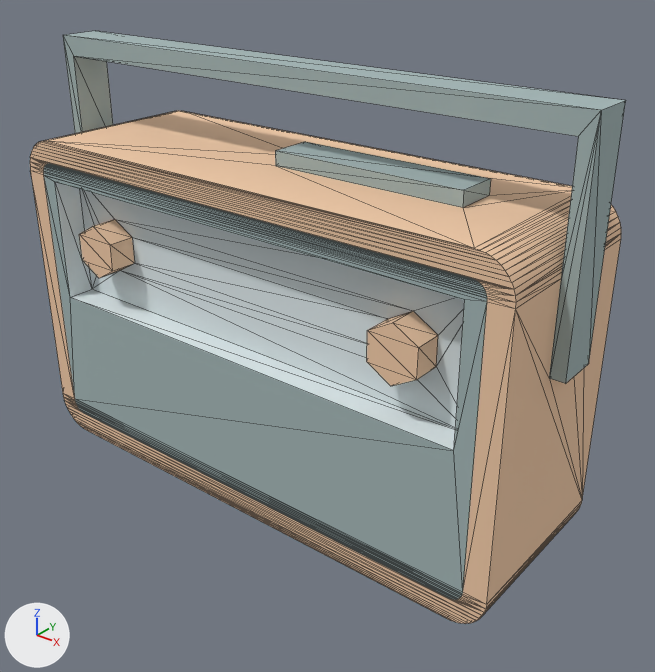
The glTF model assets/props/furniture/radio.glb, before and after one commit.
Rendered twice from a 50 mm camera at (0.445, -0.283, 0.298) aimed at (0.178, 0.051, 0.091). Lighting does not change. The marker at lower left points along +X, +Y and +Z. The first picture is the older version. Mesh edges are drawn as thin lines. Vertices at exactly the same position are counted once.

Script lines for the objects in view, before the commit:
```python
me_mesh_radio = bpy.data.meshes.new('Mesh radio')
me_mesh_radio.from_pydata(...)  # 216 vertices, 432 faces; spans x 0.0..0.315, y 0.0..0.098, z 0.0..0.228
# faces by material slot: [94, 312, 26]
me_mesh_radio.materials.append(mat_metalmedium)  # grey #a4b6b6
me_mesh_radio.materials.append(mat_wood)  # beige #f3cca8
me_mesh_radio.materials.append(mat_metal)  # white #dfeaec
ob_radio_clone = bpy.data.objects.new('radio(Clone)', me_mesh_radio)
ob_radio_clone.location = (0.0, 0.0, 0.0)
```
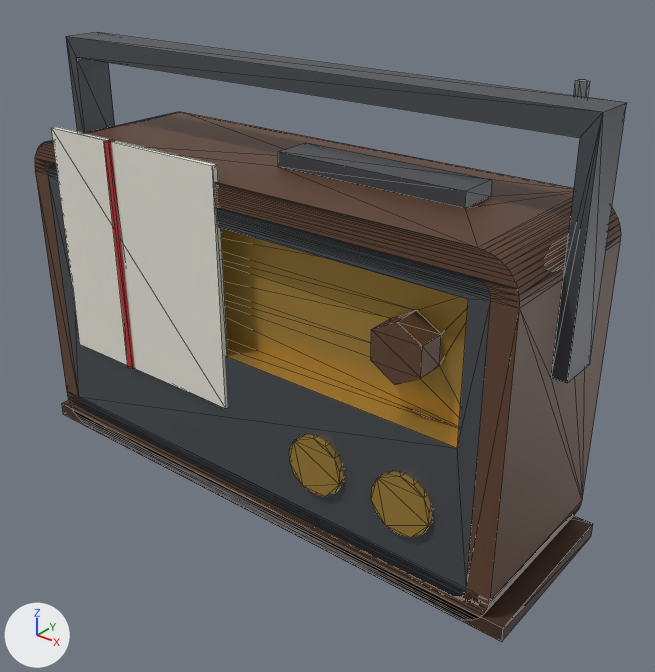
Where the change shows, as pixel boxes (x1, y1, x2, y2) in the pictures (655 x 672 px):
'radio(Clone)', reshaped, moved, rescaled
    before: (30, 31, 626, 624)
    after: (35, 33, 626, 642)
part 1 of me_mesh_radio, added (orange)
    after: (371, 471, 432, 538)
part 2 of me_mesh_radio, added (orange)
    after: (289, 434, 343, 497)
part 3 of me_mesh_radio, added
    after: (62, 400, 593, 642)
part 4 of me_mesh_radio, added
    after: (51, 127, 228, 409)
part 5 of me_mesh_radio, added (red)
    after: (104, 140, 135, 369)
part 6 of me_mesh_radio, added
    after: (574, 80, 590, 97)
part 7 of me_mesh_radio, recoloured
    both: (48, 33, 625, 596)
part 8 of me_mesh_radio, recoloured (darker)
    both: (35, 112, 621, 620)
part 9 of me_mesh_radio, recoloured
    before: (55, 182, 465, 450)
    after: (221, 228, 468, 448)

The edits, one by one:
Material 'walnut.004' (mat_walnut_004) is new.
Its base color is (0.12, 0.055, 0.03) (brown #614230).
Material 'brass.004' (mat_brass_004) is new.
Its base color is (0.55, 0.34, 0.07) (orange #c49e4b).
Its metallic is 0.6.
Its roughness is 0.4.
Material 'steel.004' (mat_steel_004) is new.
Its base color is (0.32, 0.34, 0.37) (grey #999ea4).
Its metallic is 0.5.
Its roughness is 0.4.
Material 'paper.004' (mat_paper_004) is new.
Its base color is (0.8, 0.78, 0.7) (white #e7e5da).
Its roughness is 0.9.
Material 'walnutDark.004' (mat_walnutdark_004) is new.
Its base color is (0.06, 0.028, 0.016) (brown #452f22).
Its roughness is 0.55.
Material 'gunmetal.004' (mat_gunmetal_004) is new.
Its base color is (0.1, 0.11, 0.125) (dark grey #595d63).
Its metallic is 0.5.
Its roughness is 0.45.
Material 'red.004' (mat_red_004) is new.
Its base color is (0.5, 0.03, 0.03) (red #bc3030).
Its roughness is 0.7.
me_mesh_radio is used by ob_radio_clone; location (0.0, 0.0, 0.0).
me_mesh_radio had 216 vertices, 432 faces and spanned x 0.0..0.315, y 0.0..0.098, z 0.0..0.228.
me_mesh_radio now has 308 vertices, 592 faces and spans x 0.0..0.315, y -0.003..0.098, z 0.0..0.229.
me_mesh_radio part 1: a new loose piece, a 14-sided cylinder along y spanning x 0.244..0.276, y -0.003..0.007, z 0.034..0.066, in mat_brass_004 (orange #c49e4b).
me_mesh_radio part 2: a new loose piece, a 14-sided cylinder along y spanning x 0.194..0.226, y -0.003..0.007, z 0.034..0.066, in mat_brass_004 (orange #c49e4b).
me_mesh_radio part 3: a new loose piece, a box spanning x 0.0..0.315, y 0.0..0.0975, z 0.0..0.008, in mat_walnutdark_004 (brown #452f22).
me_mesh_radio part 4: a new loose piece, a box spanning x 0.03..0.15, y -0.0015..0.002, z 0.06..0.1882, in mat_paper_004 (white #e7e5da).
me_mesh_radio part 5: a new loose piece, a box spanning x 0.075..0.079, y -0.003..0.002, z 0.06..0.1882, in mat_red_004 (red #bc3030).
me_mesh_radio part 6: a new loose piece, a 6-sided cylinder along z spanning x 0.2824..0.2876, y 0.0845..0.0905, z 0.2172..0.2292, in mat_steel_004 (grey #999ea4).
me_mesh_radio part 7: 94 faces spanning x 0.0..0.315, y 0.0..0.062, z 0.012..0.228 switch from mat_metalmedium (grey #a4b6b6) to mat_gunmetal_004 (dark grey #595d63).
me_mesh_radio part 8: 312 faces spanning x 0.0..0.315, y 0.0..0.098, z 0.0..0.18 switch from mat_wood (beige #f3cca8) to mat_walnut_004 (brown #614230).
me_mesh_radio part 9: 26 faces spanning x 0.029..0.286, y 0.0..0.015, z 0.09..0.158 switch from mat_metal (white #dfeaec) to mat_brass_004 (orange #c49e4b).
me_mesh_radio gains material mat_walnutdark_004 (brown #452f22).
me_mesh_radio gains material mat_paper_004 (white #e7e5da).
me_mesh_radio gains material mat_red_004 (red #bc3030).
me_mesh_radio gains material mat_steel_004 (grey #999ea4).
Object 'radio(Clone)' (ob_radio_clone) moves from (0.0, 0.0, 0.0) to (0.0, 0.0029, 0.0).
Object 'radio(Clone)' (ob_radio_clone) is rescaled from (1.0, 1.0, 1.0) to (1.0, 0.97, 0.996).
